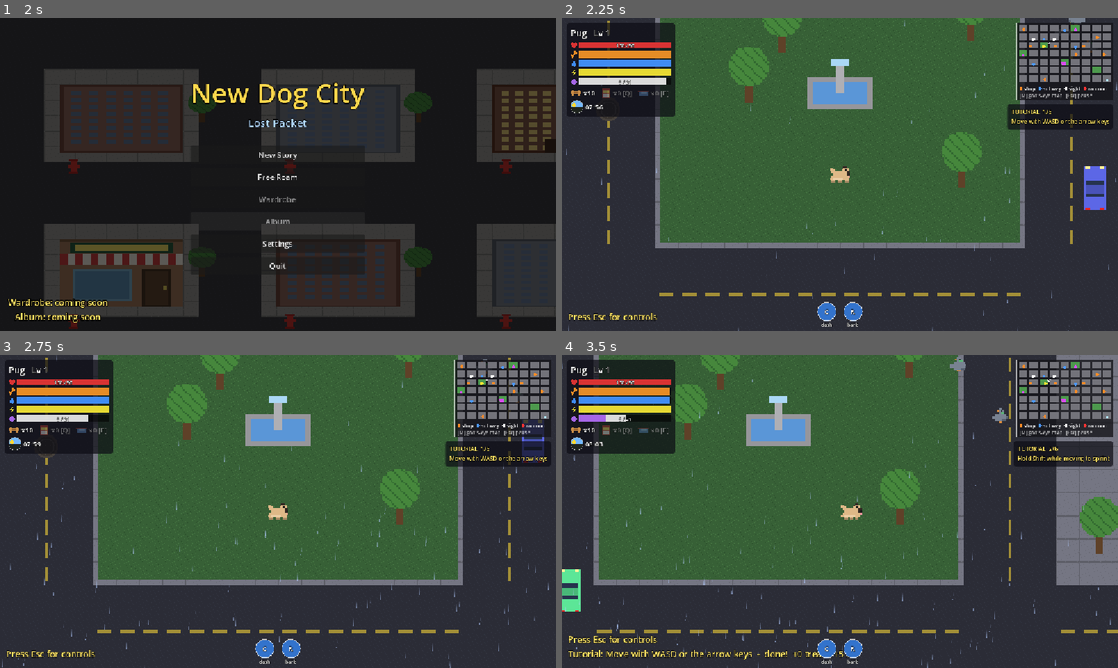
Above: before the commit, frames 1-4 (two rows, left to right).
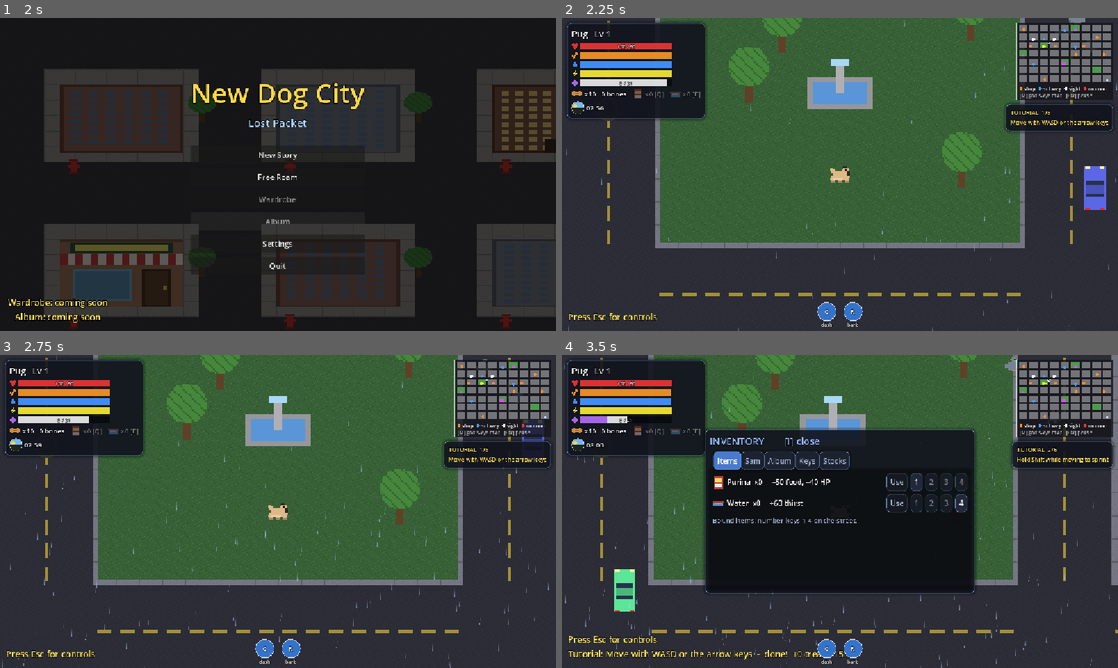
Above: after the commit, the same moments.

Repository: Damon1o/new-dog-city
Game: Godot game, scene res://scenes/Home.tscn
The game is run twice, just before and just after one commit, with the same random seed, the same clock (stepped at 60 frames per second) and the same inputs.
Inputs (mouse positions are in pixels of both pictures, inside the frame that each line leads up to):
- Up to frame 1 (2 s): click "Wardrobe" at 0.5 s; click "Album" at 1.25 s
- Up to frame 2 (2.25 s): click "New Story" at 2 s
- Up to frame 3 (2.75 s): no input
- Up to frame 4 (3.5 s): tap Enter at 2.75 s; move the mouse to (962, 495) at 2.77 s; hold D from 2.78 s (still down); tap I at 2.85 s; click (962, 495) at 2.92 s; tap Space at 3.02 s; tap 1 at 3.05 s

Frame 1 is identical in both runs. In frame 2, 3.6% of the frame differs, in the area x 0-100%, y 0-37%; in frame 3, 3.7%; in frame 4, 48%, in the area x 0-100%, y 0-100%.

Commit message:
UI overhaul pass 1: shared theme, inventory (I), hotbar, buff chips
theme.gd sets one look on the HUD root (glass panels, rounded buttons,
tabs). Inventory screen with Items / Sam / Album / Keys / Stocks tabs;
items can be used and bound to hotbar keys 1-4 (saved as ui/hotbar).
Buff timers show as chips above the ability bar, bones next to treats.
The context menu grows to 9 rows so landmark elevators fit.

Co-Authored-By: Claude Opus 5.5 <noreply@anthropic.com>

Diff:
--- a/scripts/game.gd
+++ b/scripts/game.gd
@@ -34,6 +34,8 @@
 const Items := preload("res://scripts/data/items.gd")
 const Economy := preload("res://scripts/systems/economy.gd")
 const ShopUi := preload("res://scripts/ui/shop.gd")
+const InventoryUi := preload("res://scripts/ui/inventory.gd")
+var inventory: Node  # scripts/ui/inventory.gd (I)
 const BOSSES := preload("res://scripts/data/bosses.gd").BOSSES
 const PREY := Items.PREY
 const SHOP := Items.SHOP
@@ -296,6 +298,8 @@
 				float_text(player.position, "+water", Color(0.5, 0.8, 1))
 		KEY_F:
 			interact()
+		KEY_I:
+			inventory.toggle()
 		KEY_M:
 			if inside == "":
 				god_view = not god_view
@@ -520,6 +524,8 @@
 		interior.ride(n)
 	elif ctx == "airport":
 		interior.fly(n)
+	elif ctx == "" and not player.frozen and n < 4:
+		inventory.use_slot(n)  # hotbar
 	elif ctx == "subway" and n < stations.size():
 		if n != station_i and not player.frozen:
 			travel(n)
@@ -552,6 +558,10 @@
 	shop.g = self
 	add_child(shop)
 	shop.build()
+	inventory = InventoryUi.new()
+	inventory.g = self
+	add_child(inventory)
+	inventory.build()
 
 func update_hud(delta: float) -> void:
 	ui.update_hud(delta)
--- a/scripts/systems/save.gd
+++ b/scripts/systems/save.gd
@@ -16,7 +16,7 @@
 	"territory/markers": [], "territory/rep": {},
 	"wardrobe/owned": [], "wardrobe/equipped": {"skin": 0, "collar": "name", "hat": "", "overlay": ""},
 	"stocks/prices": {}, "stocks/history": {}, "stocks/held": {},
-	"ui/reduce_motion": false,
+	"ui/reduce_motion": false, "ui/hotbar": ["purina", "water", "", ""],
 }
 const VOLS := {"Music": "vol_music", "SFX": "vol_sfx", "Ambience": "vol_amb"}
 
--- a/scripts/ui/hud.gd
+++ b/scripts/ui/hud.gd
@@ -1,4 +1,7 @@
 extends Node
+const Look := preload("res://scripts/ui/theme.gd")
+const Items := preload("res://scripts/data/items.gd")
+var buff_row: HBoxContainer  # food / drink buff chips above the ability bar
 ## HUD: building and per-frame updates (moved from game.gd). Widget vars stay on
 ## game so save, tests and actors keep reading them there.
 
@@ -15,13 +18,9 @@
 	parent.add_child(l)
 	return l
 
-func panel(alpha := 0.72) -> PanelContainer:
+func panel(alpha := 0.86) -> PanelContainer:
 	var p := PanelContainer.new()
-	var sb := StyleBoxFlat.new()
-	sb.bg_color = Color(0.05, 0.05, 0.08, alpha)
-	sb.set_corner_radius_all(6)
-	sb.set_content_margin_all(8)
-	p.add_theme_stylebox_override("panel", sb)
+	p.add_theme_stylebox_override("panel", Look.box(Color(Look.BG, alpha)))
 	return p
 
 func full(c: Control) -> Control:
@@ -131,6 +130,7 @@
 	g.fade.mouse_filter = Control.MOUSE_FILTER_IGNORE
 	layer.add_child(g.fade)
 	g.hud.set_anchors_and_offsets_preset(Control.PRESET_FULL_RECT)
+	g.hud.theme = Look.make()  # UI overhaul: one sleek look for every panel / button under the HUD
 
 	# red screen-edge g.vignette for low HP / hunger / thirst
 	var grad := Gradient.new()
@@ -240,7 +240,7 @@
 	var rows := VBoxContainer.new()
 	g.menu.add_child(rows)
 	g.menu_head = hud_label(rows, 18, Color(1, 0.9, 0.4))
-	for i in 4:
+	for i in 9:  # landmark elevators list 7 (6 floors + roof)
 		g.menu_rows.append(hud_label(rows, 16))
 	g.menu.hide()
 	dock(g.menu, true, 60)
@@ -254,6 +254,16 @@
 		abar.add_child(c)
 		g.abilities[a[0]] = {"ctl": c, "key": a[1], "max": a[2], "v": 0.0}
 	dock(abar, true, 4)
+	buff_row = HBoxContainer.new()
+	buff_row.add_theme_constant_override("separation", 8)
+	buff_row.mouse_filter = Control.MOUSE_FILTER_IGNORE
+	dock(buff_row, true, 62)
+	for slot in ["food", "drink"]:
+		var chip := panel(0.8)
+		chip.name = slot
+		hud_label(chip, 13, Look.ACCENT.lightened(0.4))
+		chip.hide()
+		buff_row.add_child(chip)
 
 	# centre: collar name entry, pause g.menu
 	var center := CenterContainer.new()
@@ -270,7 +280,7 @@
 	pv.add_theme_constant_override("separation", 8)
 	g.pause_panel.add_child(pv)
 	hud_label(pv, 24).text = "PAUSED"
-	hud_label(pv, 14).text = "WASD / arrows   move\nShift   spr …(170 unchanged characters)… r\nTab   change breed\nM   god's-eye map\n1-4   shop and subway choices\nEsc   pause"
+	hud_label(pv, 14).text = "WASD / arrows   move\nShift   spr …(170 unchanged characters)… r\nTab   change breed\nM   god's-eye map (click a place: waypoint)\nI   inventory\n1-4   hotbar on the street; menu choices in shops, subway, elevators, gates\nEsc   pause"
 	for bus in ["Master", "Music", "SFX", "Ambience"]:
 		hud_label(pv, 14).text = "Volume" if bus == "Master" else bus
 		var sl := HSlider.new()
@@ -400,6 +410,11 @@
 	var low: float = minf(g.player.hp / g.player.max_hp, minf(g.player.hunger, g.player.thirst) / 100.0)
 	g.vignette.modulate.a = 0.0 if low >= g.LOW else \
 		(0.4 + 0.6 * (1.0 - low / g.LOW)) * (0.7 + 0.3 * sin(Time.get_ticks_msec() / 180.0))
+	for chip: PanelContainer in buff_row.get_children():  # spec 11 buff timers
+		var b: Dictionary = g.player.buffs.get(chip.name, {})
+		chip.visible = not b.is_empty()
+		if chip.visible:
+			(chip.get_child(0) as Label).text = "%s  %ds" % [Items.ITEM_INFO[b.id].name, ceili(b.t)]
 
 	if g.player.treats != g.last_treats:
 		if g.last_treats >= 0:  # pop green on gain, red on spend
@@ -409,7 +424,7 @@
 			tw.tween_property(g.treat_label, "scale", Vector2.ONE, 0.25)
 			tw.tween_property(g.treat_label, "modulate", Color.WHITE, 0.4)
 		g.last_treats = g.player.treats
-		g.treat_label.text = "x%d" % g.player.treats
+		g.treat_label.text = "x%d   %d bones" % [g.player.treats, g.economy.bones]
 	for item in ["purina", "water"]:
 		var n: int = g.player.get(item)
 		var l: Label = g.slots[item]
--- /dev/null
+++ b/scripts/ui/inventory.gd
@@ -0,0 +1,122 @@
+extends Node
+## Inventory (spec 11, I): tabs Items / Sam / Album / Keys / Stocks. Items can be used and
+## bound to hotbar slots 1-4 (number keys on the street). Hotbar saves in save_extra["ui/hotbar"].
+
+const Items := preload("res://scripts/data/items.gd")
+const Gates := preload("res://scripts/data/gates.gd")
+const Look := preload("res://scripts/ui/theme.gd")
+const CARRY := ["purina", "water"]  # the only carried consumables so far
+const ALBUM := 17
+
+var g: Node2D
+var box: PanelContainer
+var tabs: TabContainer
+var pages := {}  # tab name -> VBoxContainer
+
+func build() -> void:
+	box = g.ui.panel()
+	box.custom_minimum_size = Vector2(560, 340)
+	var col := VBoxContainer.new()
+	col.add_theme_constant_override("separation", 8)
+	box.add_child(col)
+	g.ui.hud_label(col, 20, Look.ACCENT.lightened(0.35)).text = "INVENTORY        [I] close"
+	tabs = TabContainer.new()
+	tabs.size_flags_vertical = Control.SIZE_EXPAND_FILL
+	col.add_child(tabs)
+	for t in ["Items", "Sam", "Album", "Keys", "Stocks"]:
+		var v := VBoxContainer.new()
+		v.name = t
+		v.add_theme_constant_override("separation", 6)
+		tabs.add_child(v)
+		pages[t] = v
+	var c := CenterContainer.new()
+	g.ui.full(c)
+	c.add_child(box)
+	box.hide()
+
+func is_open() -> bool:
+	return box.visible
+
+## Spec 11 rule: a modal screen freezes the dog; only opens when nothing else has it frozen.
+func toggle() -> void:
+	if box.visible:
+		box.hide()
+		g.player.frozen = false
+	elif not g.player.frozen and not g.player.dead:
+		refresh()
+		box.show()
+		g.player.frozen = true
+
+func hotbar() -> Array:
+	return g.save_extra.get("ui/hotbar", ["purina", "water", "", ""])
+
+func bind(item: String, slot: int) -> void:
+	var h := hotbar().duplicate()
+	for i in h.size():
+		if h[i] == item:
+			h[i] = ""
+	h[slot] = item
+	g.save_extra["ui/hotbar"] = h
+	refresh()
+
+func use(item: String) -> bool:
+	var ok: bool = g.player.use_purina() if item == "purina" else g.player.use_water() if item == "water" else false
+	if ok:
+		g.sfx("pickup")
+	return ok
+
+## Number key n on the street.
+func use_slot(n: int) -> void:
+	if n < hotbar().size() and hotbar()[n] != "":
+		use(hotbar()[n])
+
+func refresh() -> void:
+	for p: Node in pages.values():
+		for ch in p.get_children():
+			ch.free()
+	for item: String in CARRY:
+		var row := HBoxContainer.new()
+		row.add_theme_constant_override("separation", 6)
+		pages.Items.add_child(row)
+		var info: Dictionary = Items.ITEM_INFO[item]
+		var icon := TextureRect.new()
+		icon.custom_minimum_size = Vector2(24, 24)
+		icon.expand_mode = TextureRect.EXPAND_IGNORE_SIZE
+		icon.stretch_mode = TextureRect.STRETCH_KEEP_ASPECT_CENTERED
+		icon.texture = g.tex.get(info.icon)
+		row.add_child(icon)
+		var l: Label = g.ui.hud_label(row, 15)
+		l.text = "%s  x%d     %s" % [info.name, int(g.player.get(item)), info.effect]
+		l.size_flags_horizontal = Control.SIZE_EXPAND_FILL
+		var u := Button.new()
+		u.text = "Use"
+		u.disabled = int(g.player.get(item)) <= 0
+		u.pressed.connect(func(): use(item); refresh())
+		row.add_child(u)
+		for s in 4:
+			var b := Button.new()
+			b.text = str(s + 1)
+			b.tooltip_text = "Bind to %d" % (s + 1)
+			b.modulate = Color.WHITE if hotbar()[s] == item else Color(1, 1, 1, 0.45)
+			b.pressed.connect(bind.bind(item, s))
+			row.add_child(b)
+	for slot in g.player.buffs:
+		var bf: Dictionary = g.player.buffs[slot]
+		note(pages.Items, "%s buff: %s  %ds left" % [slot.capitalize(), Items.ITEM_INFO[bf.id].name, ceili(bf.t)], Look.ACCENT.lightened(0.3))
+	note(pages.Items, "Bound items: number keys 1-4 on the street.", Look.DIM)
+	lines(pages.Sam, Story.items.map(func(i): return i.capitalize()), "Nothing of Sam's yet. Story items land here.")
+	var shots: Array = Story.flags.filter(func(f): return f.begins_with("fb_"))
+	note(pages.Album, "Polaroids  %d / %d" % [shots.size(), ALBUM], Look.ACCENT.lightened(0.3))
+	lines(pages.Album, shots.map(func(f): return f.trim_prefix("fb_").replace("_", " ").capitalize()), "Clear an HQ floor to find a flashback.")
+	lines(pages.Keys, Story.keycards.map(func(c): return "%s HQ keycard" % Gates.CITIES[c][0]), "No keycards yet. Each city boss drops one.")
+	var held: Dictionary = g.save_extra.get("stocks/held", {})
+	lines(pages.Stocks, held.keys().map(func(k): return "%s   x%s" % [k, held[k]]), "No stocks held. The stock app opens at the NYSE.")
+
+func note(page: Node, text: String, color := Color.WHITE) -> void:
+	g.ui.hud_label(page, 14, color).text = text
+
+func lines(page: Node, rows: Array, empty: String) -> void:
+	if rows.is_empty():
+		note(page, empty, Look.DIM)
+	for r in rows:
+		note(page, "•  " + str(r))
--- /dev/null
+++ b/scripts/ui/theme.gd
@@ -0,0 +1,48 @@
+extends RefCounted
+## One HUD look (UI overhaul): glassy dark panels, soft border + shadow, blue accent.
+## Set once on game.hud.theme; every Control under it inherits.
+
+const BG := Color(0.07, 0.08, 0.12, 0.86)
+const EDGE := Color(0.55, 0.75, 1.0, 0.28)
+const ACCENT := Color(0.36, 0.6, 1.0)
+const TEXT := Color(0.94, 0.96, 1.0)
+const DIM := Color(0.62, 0.68, 0.8)
+
+static func box(bg := BG, radius := 10, edge := EDGE, pad := 10) -> StyleBoxFlat:
+	var sb := StyleBoxFlat.new()
+	sb.bg_color = bg
+	sb.set_corner_radius_all(radius)
+	sb.border_color = edge
+	sb.set_border_width_all(1)
+	sb.shadow_color = Color(0, 0, 0, 0.35)
+	sb.shadow_size = 6
+	sb.set_content_margin_all(pad)
+	sb.anti_aliasing = true
+	return sb
+
+static func make() -> Theme:
+	var t := Theme.new()
+	t.default_font_size = 15
+	t.set_stylebox("panel", "PanelContainer", box())
+	t.set_stylebox("panel", "Panel", box())
+	t.set_color("font_color", "Label", TEXT)
+	for s in [["normal", Color(0.14, 0.16, 0.24, 0.92)], ["hover", Color(0.22, 0.32, 0.55, 0.95)],
+			["pressed", ACCENT.darkened(0.15)], ["focus", Color(0, 0, 0, 0)], ["disabled", Color(0.12, 0.12, 0.16, 0.6)]]:
+		var b := box(s[1], 8, EDGE if s[0] != "focus" else ACCENT, 8)
+		b.shadow_size = 0
+		if s[0] == "focus":
+			b.set_border_width_all(2)
+		t.set_stylebox(s[0], "Button", b)
+	t.set_color("font_color", "Button", TEXT)
+	t.set_color("font_hover_color", "Button", Color.WHITE)
+	t.set_color("font_disabled_color", "Button", DIM)
+	t.set_stylebox("panel", "TabContainer", box(Color(0, 0, 0, 0), 0, Color(0, 0, 0, 0), 6))
+	t.set_stylebox("tab_selected", "TabContainer", box(ACCENT.darkened(0.2), 8, ACCENT, 8))
+	t.set_stylebox("tab_unselected", "TabContainer", box(Color(0.12, 0.14, 0.2, 0.9), 8, EDGE, 8))
+	t.set_stylebox("tab_hovered", "TabContainer", box(Color(0.2, 0.28, 0.45, 0.95), 8, EDGE, 8))
+	t.set_color("font_selected_color", "TabContainer", Color.WHITE)
+	t.set_color("font_unselected_color", "TabContainer", DIM)
+	t.set_stylebox("slider", "HSlider", box(Color(0.2, 0.22, 0.3), 4, Color(0, 0, 0, 0), 2))
+	t.set_stylebox("grabber_area", "HSlider", box(ACCENT, 4, Color(0, 0, 0, 0), 2))
+	t.set_stylebox("normal", "LineEdit", box(Color(0.1, 0.11, 0.16, 0.95), 8, EDGE, 8))
+	return t
--- a/tests/smoke.gd
+++ b/tests/smoke.gd
@@ -179,10 +179,26 @@
 	assert(game.shop.stock()[0][0] == "puppuccino", "cafe sells drinks")
 	player.treats = 100
 	assert(game.shop.buy(0) == 1 and player.buffs.drink.id == "puppuccino" and player.mod("stamina") == 1.5, "drink buff on")
+	await frames(1)
+	assert(game.ui.buff_row.get_node("drink").visible, "buff chip shows")
 	player.buffs.drink.t = 0.05
 	await frames(6)
 	assert(not player.buffs.has("drink") and player.mod("stamina") == 1.0, "buff timer runs down")
 	game.interior.leave()
+	# UI overhaul: inventory opens / freezes / closes; hotbar binds and uses a slot; long menus fit
+	assert(game.hud.theme != null, "HUD theme set")
+	game.inventory.toggle()
+	assert(game.inventory.is_open() and player.frozen, "I opens the inventory")
+	assert(game.inventory.tabs.get_tab_count() == 5, "Items / Sam / Album / Keys / Stocks")
+	game.inventory.bind("water", 3)
+	game.inventory.toggle()
+	assert(not game.inventory.is_open() and not player.frozen, "I closes it")
+	assert(game.inventory.hotbar()[3] == "water" and game.inventory.hotbar()[1] == "", "bind moves water to slot 4")
+	player.water = 1
+	player.thirst = 10.0
+	game.on_number(3)
+	assert(player.water == 0 and player.thirst > 10.0, "hotbar slot 4 drinks")
+	assert(game.menu_rows.size() >= 7, "menu fits a landmark elevator")
 	# GPS (M2-5): clicking near a bodega sets the waypoint; far away the edge arrow points at it
 	game.set_waypoint(game.bodega_doors[0] + Vector2(20, 0))
 	assert(not game.waypoint.is_empty() and game.waypoint.pos.distance_to(game.bodega_doors[0]) < 250.0, "waypoint on a bodega")
Not shown, added: scripts/ui/inventory.gd.uid
Not shown, added: scripts/ui/theme.gd.uid
